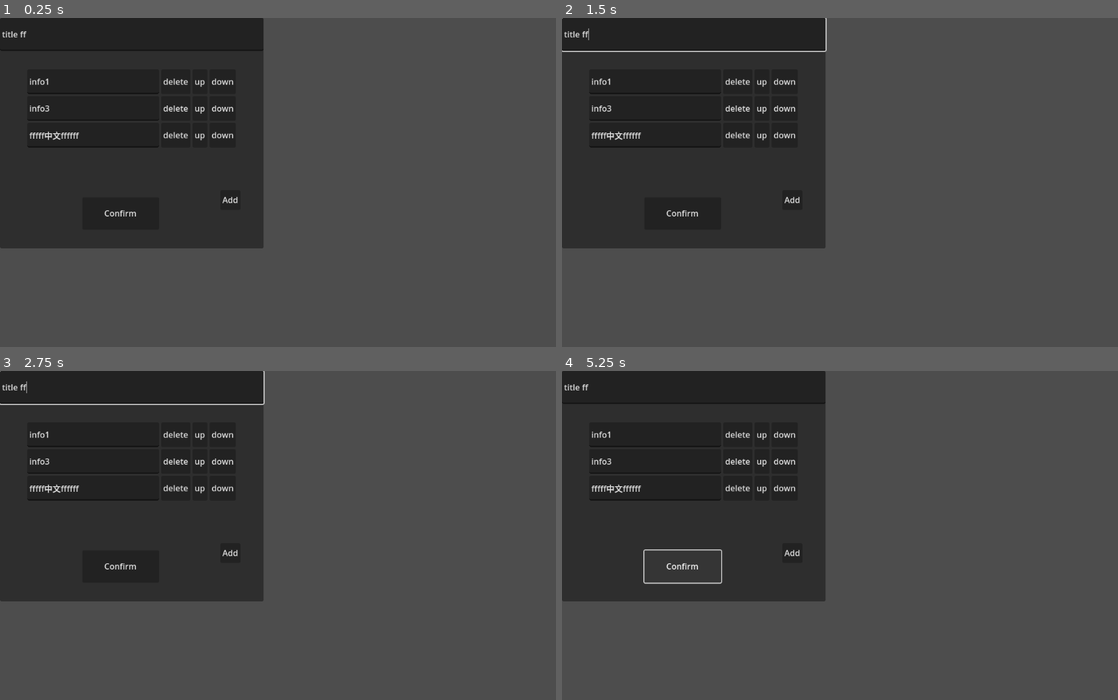
Above: before the commit, frames 1-4 (two rows, left to right).
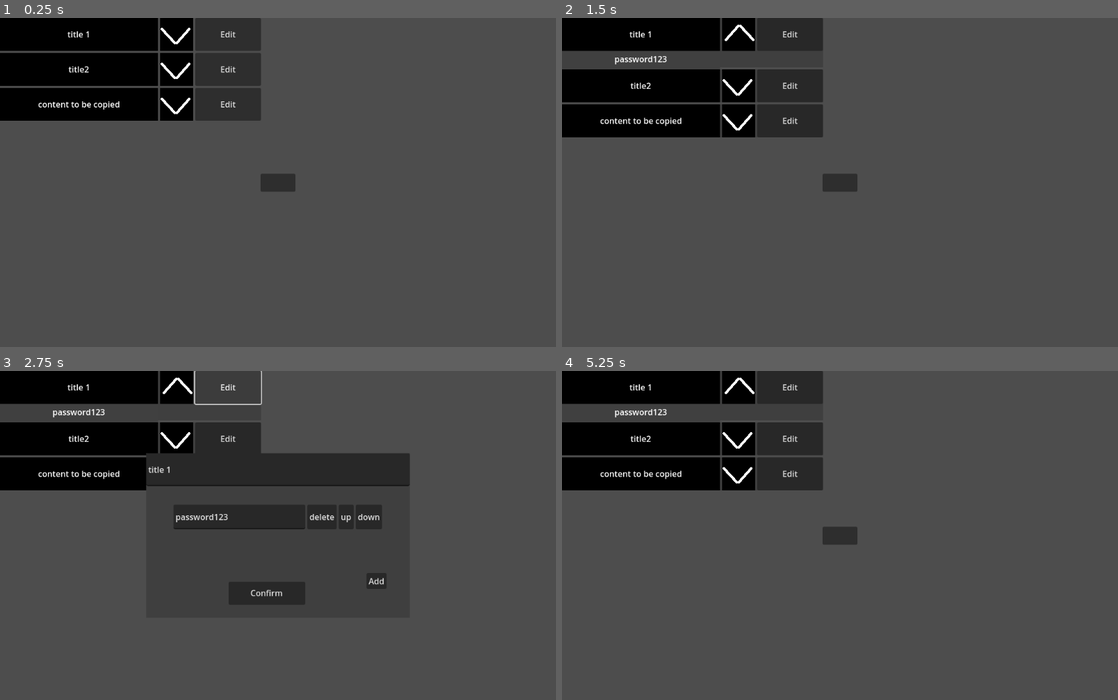
Above: after the commit, the same moments.

Repository: lfoxhlnut/KeyManager
Game: Godot game, scene res://ui/main.tscn
Two runs of this game, one before a commit and one after it. Both use one fixed random seed, a clock stepped at 60 frames per second and the inputs below. Before the commit the project starts from res://ui/edit_window.tscn.
Inputs (mouse positions are in pixels of both pictures, inside the frame that each line leads up to):
- Up to frame 1 (0.25 s): no input
- Up to frame 2 (1.5 s): click (639, 34) at 0.5 s, where only the run after the commit has a clickable "title 1"; click (739, 34) at 1.27 s
- Up to frame 3 (2.75 s): click (227, 387) at 2 s, where only the run after the commit has a clickable "Edit"
- Up to frame 4 (5.25 s): click (639, 440) at 2.75 s, where only the run after the commit has a clickable "title2"; click (639, 472) at 3.5 s, where only the run after the commit has a clickable "content to be copied"; click (840, 535) at 4.27 s; click "Confirm" at 5 s

The runs differ from the first frame. In frame 1, 29% of the frame differs, in the area x 0-54%, y 0-71%; in frame 2, 27%; in frame 3, 26%; in frame 4, 26%.

Commit message:
item edit complete

Diff:
--- a/project.godot
+++ b/project.godot
@@ -11,7 +11,7 @@
 [application]
 
 config/name="KeyManager"
-run/main_scene="res://ui/edit_window.tscn"
+run/main_scene="res://ui/main.tscn"
 config/features=PackedStringArray("4.2", "Forward Plus")
 config/icon="res://icon.svg"
 
--- /dev/null
+++ b/script/Content.gd
@@ -0,0 +1,10 @@
+extends Control
+
+
+
+@onready var title: TabBar = $Title
+@onready var v_box: VBoxContainer = $VBoxContainer
+
+
+func initialize() -> void:
+	pass
--- a/script/data.gd
+++ b/script/data.gd
@@ -11,3 +11,7 @@
 func _init(_title: String = "", _info: Array[String] = []) -> void:
 	title = _title
 	info = _info
+
+
+func _to_string() -> String:
+	return "%s`%s" % [title, info]
--- a/script/edit_window.gd
+++ b/script/edit_window.gd
@@ -1,6 +1,7 @@
 extends Panel
 
-signal confirmed(data: Data)
+signal confirmed(_data: Data)
+
 
 const GROUP_NAME := "ew_body_le"
 
@@ -11,7 +12,6 @@
 		data.title = v.title
 		data.info = v.info
 		initialize()
-
 
 @onready var head: LineEdit = $Head
 @onready var body: Control = $Body
@@ -31,7 +31,7 @@
 	head.size.y = 64
 	vbox.custom_minimum_size.x = size.x
 	body.position.y = 64 + 16
-	data = Data.new("title ff", ["info1", "info3", "fffff中文ffffff"])
+	#data = Data.new("title ff", ["info1", "info3", "fffff中文ffffff"])
 
 
 func initialize() -> void:
@@ -150,4 +150,5 @@
 func _on_v_box_container_minimum_size_changed() -> void:
 	body.size.x = vbox.custom_minimum_size.x
 	body.size.y = vbox.custom_minimum_size.y + 128
+	@warning_ignore("narrowing_conversion")
 	size.y = body.size.y + 128
--- a/script/global.gd
+++ b/script/global.gd
@@ -1,3 +1,22 @@
 extends Node
 
 const DEBUG = true
+
+# NOTE:这些似乎有问题/
+#var WIN_WIDTH: float = ProjectSettings.get_setting("display/window/size/viewport_width")
+#var WIN_HEIGHT: float = ProjectSettings.get_setting("display/window/size/viewport_height")
+#var WIN_SIZE: Vector2:
+	#get:
+		#return Vector2(WIN_WIDTH, WIN_HEIGHT)
+
+
+const WIN_WIDTH = 1080
+const WIN_HEIGHT = 640
+const WIN_SIZE = Vector2(WIN_WIDTH, WIN_HEIGHT)
+
+func _ready() -> void:
+	pass
+
+
+func get_hud() -> HUD:
+	return get_node("../Main/HUD") as HUD
--- /dev/null
+++ b/script/hud.gd
@@ -0,0 +1,9 @@
+class_name HUD
+extends CanvasLayer
+
+var exclusive_mouse := false:
+	set(v):
+		exclusive_mouse = v
+		color_rect.mouse_filter = Control.MOUSE_FILTER_STOP if v else Control.MOUSE_FILTER_IGNORE
+
+@onready var color_rect: ColorRect = $ColorRect
--- a/script/item.gd
+++ b/script/item.gd
@@ -1,7 +1,8 @@
 class_name Item
 extends Panel
 
-const press_to_copy := preload("res://ui/press_to_copy.tscn")
+const PressToCopyTscn := preload("res://ui/press_to_copy.tscn")
+const EditWindowTscn := preload("res://ui/edit_window.tscn")
 
 @onready var head: HBoxContainer = $Head
 @onready var title: PressToCopy = $Head/Title
@@ -17,10 +18,13 @@
 		initialize()
 
 func _ready() -> void:
-	head.custom_minimum_size.x = custom_minimum_size.x
+	head.custom_minimum_size.x = size.x * 0.6
 	head.custom_minimum_size.y = 64
 	title.custom_minimum_size = head.custom_minimum_size
 	body.position.y = 64
+	size.y = head.size.y
+	# TODO: 给 item 添加一个 del 按钮, 只是这个似乎
+	# 不应该添加到 item 场景中, edit 也是, edit 的函数和 item 也没啥关系
 
 
 func initialize() -> void:
@@ -29,7 +33,7 @@
 	free_body()
 	var loop := 0
 	for i: String in data.info:
-		var info := press_to_copy.instantiate()
+		var info := PressToCopyTscn.instantiate()
 		info.custom_minimum_size.x = title.custom_minimum_size.x
 		info.custom_minimum_size.y = 32
 		info.global_position = body.global_position
@@ -54,7 +58,32 @@
 
 func _on_unfold_toggled(toggled_on: bool) -> void:
 	body.visible = toggled_on
+	_on_head_or_body_resized()
 
 
 func _on_edit_pressed() -> void:
-	pass # Replace with function body.
+	var ew := EditWindowTscn.instantiate()
+	ew.data = data
+
+	ew.resized.connect(func():
+		ew.global_position = 0.5 * Global.WIN_SIZE - 0.5 * ew.size
+	)
+
+	ew.confirmed.connect(func(_data: Data):
+		data = _data
+		ew.queue_free()
+		Global.get_hud().exclusive_mouse = false
+	)
+	Global.get_hud().add_child(ew)
+	Global.get_hud().exclusive_mouse = true
+
+func _on_head_or_body_resized() -> void:
+	if not is_node_ready():
+		await ready
+	# 这里只能用 custom_minimum_size 而非 size, 因为要放在容器里
+	# 再者, 用 size 的话, 如果写 custom_minimum_size.y = size.y, 那就二者不会再变小
+	if body.visible:
+		custom_minimum_size.x = maxf(head.size.x, body.size.x)
+		custom_minimum_size.y = head.size.y + body.size.y
+	else:
+		custom_minimum_size.y = head.size.y
--- /dev/null
+++ b/script/main.gd
@@ -0,0 +1,5 @@
+extends Node
+
+func _ready() -> void:
+	#print(get_tree_string())
+	pass
--- /dev/null
+++ b/script/test_input.gd
@@ -0,0 +1,10 @@
+extends Control
+
+func _ready() -> void:
+	var btn := Button.new()
+	btn.text = "1111111"
+	#btn.global_position = Vector2(200, 200)
+	btn.pressed.connect(func():
+		print("pressed")
+	)
+	Global.add_child(btn)
--- a/ui/edit_window.tscn
+++ b/ui/edit_window.tscn
@@ -1,20 +1,31 @@
-[gd_scene load_steps=2 format=3 uid="uid://o8uxe5sehgvf"]
+[gd_scene load_steps=4 format=3 uid="uid://o8uxe5sehgvf"]
 
 [ext_resource type="Script" path="res://script/edit_window.gd" id="1_2tqmw"]
+[ext_resource type="Texture2D" uid="uid://30d6k5h814jr" path="res://asset/item/panel.png" id="1_o0tyx"]
+
+[sub_resource type="StyleBoxTexture" id="StyleBoxTexture_b5y6q"]
+texture = ExtResource("1_o0tyx")
 
 [node name="EditWindow" type="Panel"]
-custom_minimum_size = Vector2(512, 400)
-offset_right = 40.0
-offset_bottom = 40.0
+anchors_preset = 8
+anchor_left = 0.5
+anchor_top = 0.5
+anchor_right = 0.5
+anchor_bottom = 0.5
+offset_left = -256.0
+offset_right = 256.0
+grow_horizontal = 2
+grow_vertical = 2
+theme_override_styles/panel = SubResource("StyleBoxTexture_b5y6q")
 script = ExtResource("1_2tqmw")
 
 [node name="Head" type="LineEdit" parent="."]
-layout_mode = 2
+layout_mode = 0
 offset_right = 512.0
 offset_bottom = 31.0
 
 [node name="Body" type="Control" parent="."]
-layout_mode = 2
+layout_mode = 3
 anchors_preset = 0
 offset_top = 35.0
 offset_right = 512.0
@@ -37,7 +48,8 @@
 metadata/_edit_use_anchors_ = true
 
 [node name="Confirm" type="Button" parent="."]
-layout_mode = 2
+layout_mode = 1
+anchors_preset = -1
 anchor_left = 0.3125
 anchor_top = 0.78
 anchor_right = 0.603516
--- /dev/null
+++ b/ui/hud.tscn
@@ -0,0 +1,15 @@
+[gd_scene load_steps=2 format=3 uid="uid://k5r1oyboiqjk"]
+
+[ext_resource type="Script" path="res://script/hud.gd" id="1_rhy4t"]
+
+[node name="HUD" type="CanvasLayer"]
+script = ExtResource("1_rhy4t")
+
+[node name="ColorRect" type="ColorRect" parent="."]
+anchors_preset = 15
+anchor_right = 1.0
+anchor_bottom = 1.0
+grow_horizontal = 2
+grow_vertical = 2
+mouse_filter = 2
+color = Color(1, 1, 1, 0)
--- a/ui/item.tscn
+++ b/ui/item.tscn
@@ -11,9 +11,9 @@
 region_rect = Rect2(512, 256, 16, 16)
 
 [node name="Item" type="Panel"]
-custom_minimum_size = Vector2(512, 256)
 offset_right = 512.0
 offset_bottom = 256.0
+mouse_filter = 2
 theme_override_styles/panel = SubResource("StyleBoxTexture_1howk")
 script = ExtResource("1_0s3s3")
 
@@ -22,6 +22,7 @@
 layout_mode = 2
 offset_right = 115.0
 offset_bottom = 31.0
+mouse_filter = 2
 alignment = 1
 
 [node name="Title" parent="Head" instance=ExtResource("3_i06bx")]
@@ -46,5 +47,7 @@
 offset_right = 115.0
 offset_bottom = 35.0
 
+[connection signal="resized" from="Head" to="." method="_on_head_or_body_resized"]
 [connection signal="toggled" from="Head/Unfold" to="." method="_on_unfold_toggled"]
 [connection signal="pressed" from="Head/Edit" to="." method="_on_edit_pressed"]
+[connection signal="resized" from="Body" to="." method="_on_head_or_body_resized"]
--- /dev/null
+++ b/ui/main.tscn
@@ -0,0 +1,29 @@
+[gd_scene load_steps=5 format=3 uid="uid://cg54ffl27sd7c"]
+
+[ext_resource type="PackedScene" uid="uid://b8efvjfwe815r" path="res://ui/test.tscn" id="1_1pe1d"]
+[ext_resource type="Script" path="res://script/main.gd" id="1_sfe7e"]
+[ext_resource type="Script" path="res://script/Content.gd" id="2_1nopt"]
+[ext_resource type="PackedScene" uid="uid://k5r1oyboiqjk" path="res://ui/hud.tscn" id="3_tn6l6"]
+
+[node name="Main" type="Node"]
+script = ExtResource("1_sfe7e")
+
+[node name="Content" type="Control" parent="."]
+layout_mode = 3
+anchors_preset = 0
+offset_right = 40.0
+offset_bottom = 40.0
+script = ExtResource("2_1nopt")
+
+[node name="Title" type="TabBar" parent="Content"]
+offset_right = 255.0
+offset_bottom = 49.0
+
+[node name="VBoxContainer" type="VBoxContainer" parent="Content"]
+layout_mode = 0
+offset_right = 40.0
+offset_bottom = 40.0
+
+[node name="Test" parent="." instance=ExtResource("1_1pe1d")]
+
+[node name="HUD" parent="." instance=ExtResource("3_tn6l6")]
--- a/ui/test.tscn
+++ b/ui/test.tscn
@@ -3,13 +3,14 @@
 [ext_resource type="Script" path="res://script/test.gd" id="1_l6648"]
 [ext_resource type="PackedScene" uid="uid://cclrl4j8d6841" path="res://ui/item.tscn" id="2_y3s6d"]
 
-[node name="Control" type="Control"]
+[node name="Test" type="Control"]
 layout_mode = 3
 anchors_preset = 15
 anchor_right = 1.0
 anchor_bottom = 1.0
 grow_horizontal = 2
 grow_vertical = 2
+mouse_filter = 2
 script = ExtResource("1_l6648")
 
 [node name="VBoxContainer" type="VBoxContainer" parent="."]
@@ -20,10 +21,22 @@
 [node name="Item" parent="VBoxContainer" instance=ExtResource("2_y3s6d")]
 layout_mode = 2
 
-[node name="Title" parent="VBoxContainer/Item/Head" index="0"]
-bg_color = Color(0.101961, 0.0862745, 0.0784314, 1)
-
 [node name="Item2" parent="VBoxContainer" instance=ExtResource("2_y3s6d")]
 layout_mode = 2
 
-[editable path="VBoxContainer/Item"]
+[node name="Item3" parent="VBoxContainer" instance=ExtResource("2_y3s6d")]
+layout_mode = 2
+
+[node name="Button" type="Button" parent="."]
+layout_mode = 1
+anchors_preset = 8
+anchor_left = 0.5
+anchor_top = 0.5
+anchor_right = 0.5
+anchor_bottom = 0.5
+offset_left = -34.0
+offset_top = -17.5
+offset_right = 34.0
+offset_bottom = 17.5
+grow_horizontal = 2
+grow_vertical = 2
--- /dev/null
+++ b/ui/test_input.tscn
@@ -0,0 +1,15 @@
+[gd_scene load_steps=2 format=3 uid="uid://bmqwcjfdk2iie"]
+
+[ext_resource type="Script" path="res://script/test_input.gd" id="1_61o32"]
+
+[node name="Control" type="Control"]
+layout_mode = 3
+anchors_preset = 0
+mouse_filter = 1
+script = ExtResource("1_61o32")
+
+[node name="Panel" type="Panel" parent="."]
+layout_mode = 0
+offset_right = 176.0
+offset_bottom = 147.0
+mouse_filter = 2
